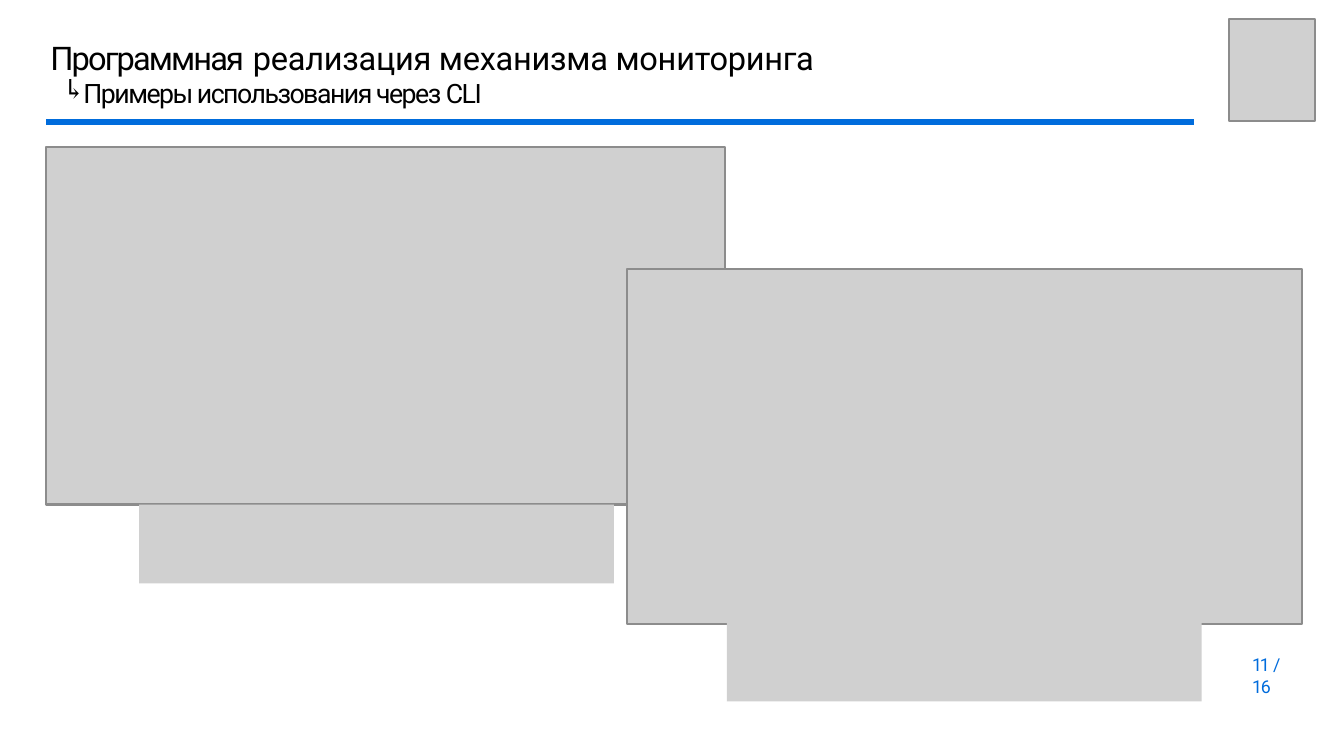
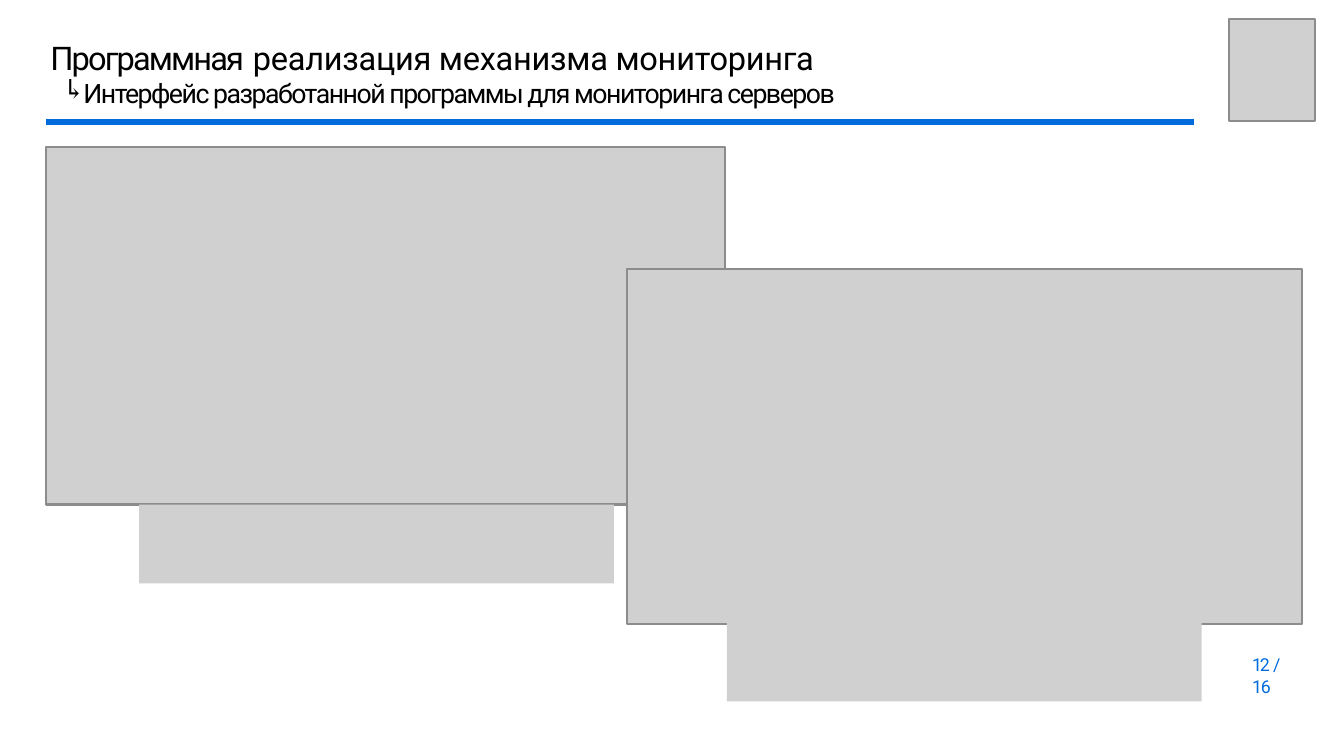
Before and after one commit to youngB0rrov/bmstu_doc, a slide deck: slide 12 of Master/Diploma/presentation/Презентация.pptx (slide 11 before the commit). Drawn at 1344x756 pixels with LibreOffice and Linux fonts; fonts in the diff are those of the drawing; grey boxes stand for pictures; background and template pictures are left out. Boxes give left, top, right and bottom in pixels: in the first picture for what was removed or moved away, otherwise in the second. Text is boxed around its words. In the diff, an @@ line names an element or a change of style, - is before the commit and + after.

```diff
--- a/Master/Diploma/presentation/Презентация.pptx
+++ b/Master/Diploma/presentation/Презентация.pptx
@@ title at (83, 82, 834, 109): text changed @@
-Примеры использования через CLI
+Интерфейс разработанной программы для мониторинга серверов
@@ page number at (1252, 658, 1271, 693): text changed @@
-11 / 16
+12 / 16
```
Also in this commit, not shown: 4 other slides changed, 5 slides added, 4 slides removed, 4 other files.
